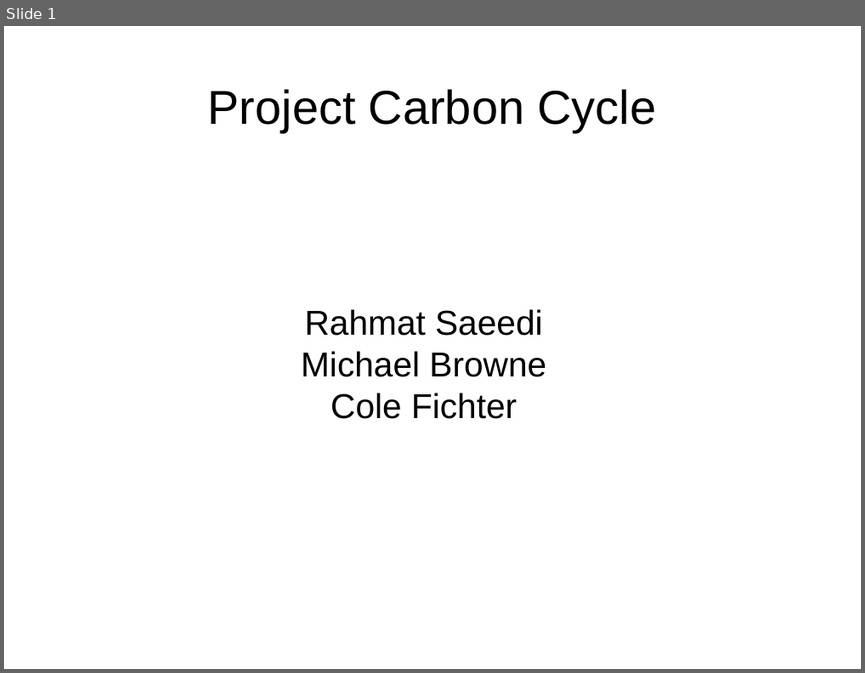
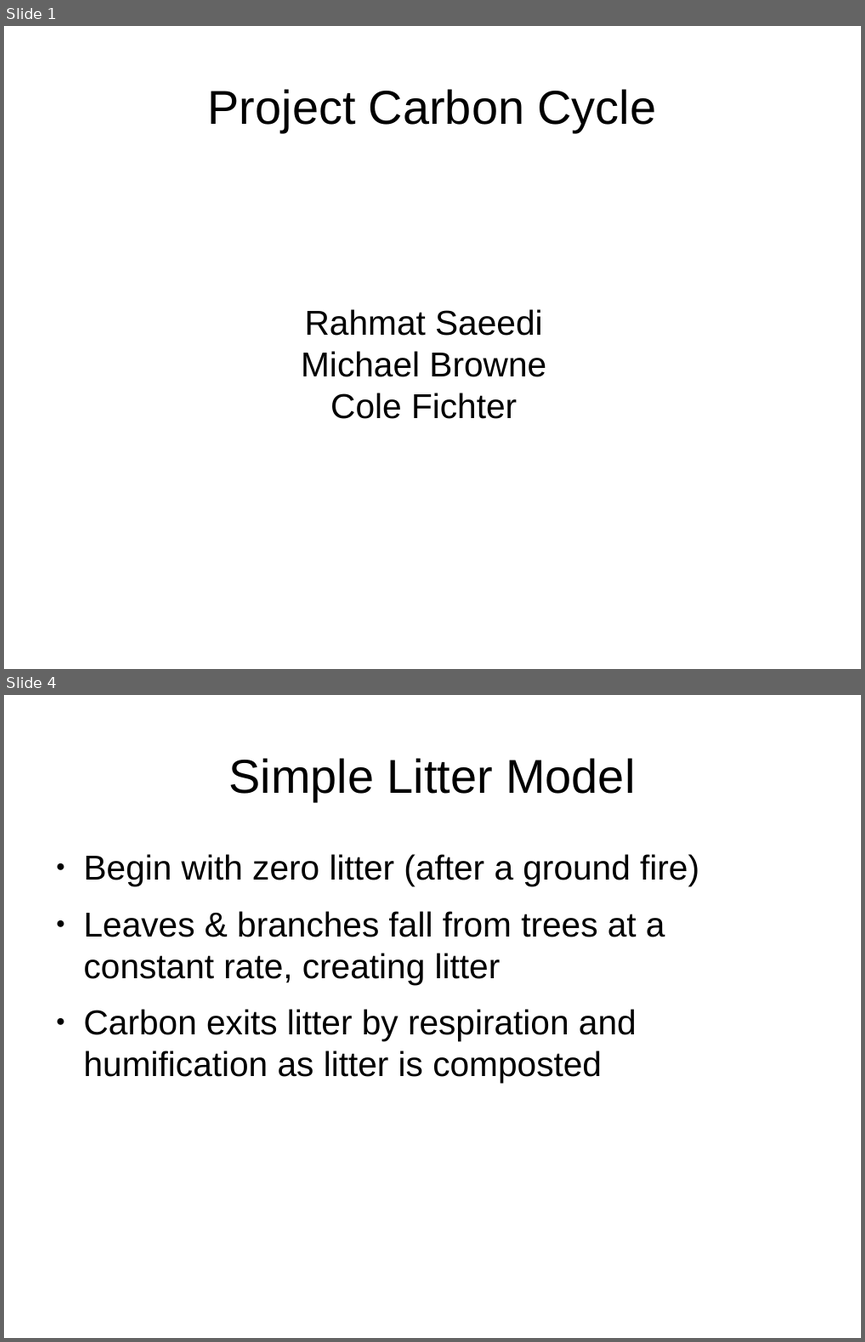
Before and after one commit to colefichter/math372_project_2, a slide deck: slides.odp. Shown one above the other, each under a label of ours: slide 1 before the commit, slides 1 and 4 after it; the slides between them are not shown. The pictures are 865x673 and 865x1342 pixels, drawn with LibreOffice and Linux fonts; fonts in the diff are those of the drawing. Boxes give left, top, right and bottom in pixels: in the first picture for what was removed or moved away, otherwise in the second. Text is boxed around its words. In the diff, an @@ line names an element or a change of style, - is before the commit and + after.

```diff
--- a/slides.odp
+++ b/slides.odp
@@ slide 4 added at (4, 695, 861, 1338), background #FFFFFF @@
@@ title added at (229, 758, 635, 801), 44 pt, text #000000 @@
+Simple Litter Model
@@ text added at (84, 854, 699, 1083), 32 pt, text #000000 @@
+● Begin with zero litter (after a ground fire)
+● Leaves & branches fall from trees at a constant rate, creating litter
+● Carbon exits litter by respiration and humification as litter is composted
```
Also in this commit, not shown: 3 other slides added, 1 slide removed.
